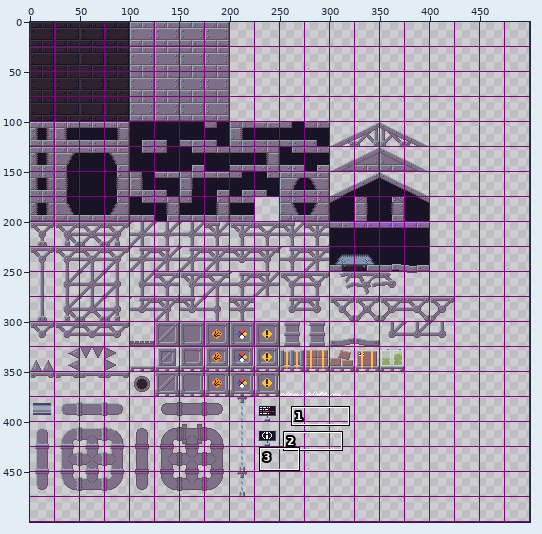
Edited in one commit: sprite sheet (sprites/terrain-metal-24x.png). The first picture is a wide view before the edit; the outline marks the close-up.
Close-up. Before the edit:
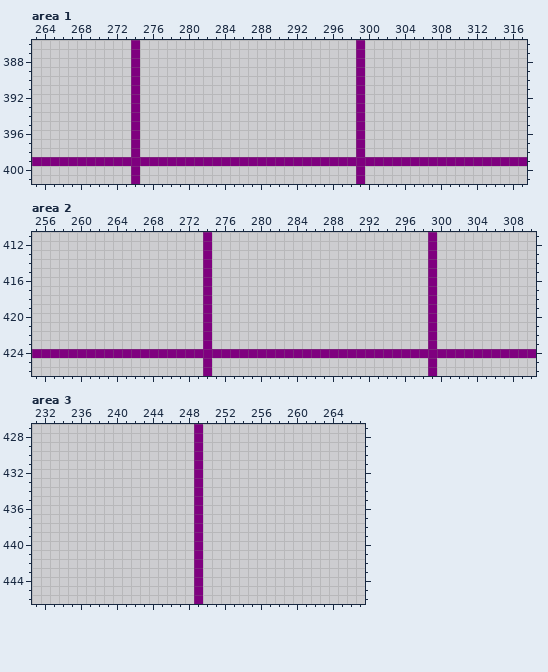
The file is 500x500 pixels. Colours within 5 levels of each other are drawn and written as one. Shown: area 1: x 263..317, y 386..401; area 2: x 255..310, y 411..426; area 3: x 231..267, y 427..446.
New version:
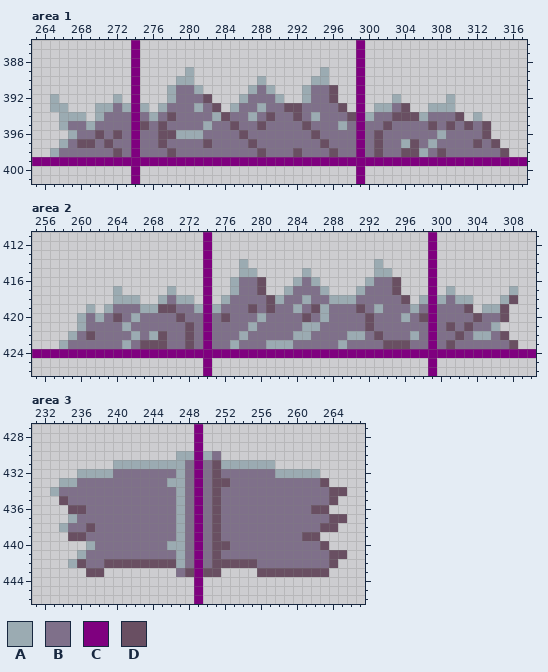
Palette (. is transparent): A #9babb2  B #7f708a  C #7f007f  D #694f62
The edit:
Changed rows in their new state; - is an unchanged pixel.
Area 1:
first column x 265:
389 ---------------A--------------A--------------------
390 --------------AA-------A-----AA--------------------
391 -------------ABBA-----ABA---ABBD-------------------
392 A------A-----ABBBD---ABBBA--ABBD------A-----A------
393 AA---AABA-A-ABBBABD-ABBABBDDBBBBD---AABD--AAA------
394 -AAA-ABBB-BABDBBBBADBBABDBBDBABBBD-ABBDDDABBBD-A---
395 -ABBABBBB-DBDBBBBABBDBBDBBBBDBBBAB-BBDBBBBDBDBDBD--
396 --ABBDBDB-BBDDAAABBBBDBBBBBBBDBBBB-BDBBBBBBABBBBD--
397 -ABDDBDBB-BBDBBBBDBBBBDBBBBBBBDBBB-BDBBADBABBBBDBD-
398 ABBBBBBDB-BBBDBBBBBBBBBDBBBDBBBDBB-BDBBDDABDBBBBBBD
Area 2:
first column x 258:
414 --------------------A--------------A---------------
415 --------------------AA-----A-------AA--------------
416 -------------------ABBD---ABA-----ABBD-------------
417 ------A-----A------ABBD--ABBBA---ABBBD-----A------A
418 ------AAA--ABAA---ABBBBDABBABBAAABBBBBD-A-ABAA---AD
419 ---A-ABBBAADDBBA-ABBBDBDBBABDABBBDBABBBAB-BBBD-AAD-
420 --ABABDBABBBBDBB-BDBBBABBBBDBABBBBDBBBABD-BBBBDBBD-
421 --ABBBBABBBBBBDB-BBBBABBBBBAABBBBBDBBBBBB-BDBDBBA--
422 -ABDBBBBABADBBDB-BBBABBBBBAABBBBAABDBBBAB-BBDBAABD-
423 ABBBBBBABDDDBBDB-BBABBBAAABBBBBABBBBDDDBB-BDBBBBBBD
Area 3:
first column x 233:
430 --------------AA-AB--------------
431 -------AAAAAAAAB-BDAAAAAA--------
432 ---AAAABBBBBBBAB-BDBBBBBBAAAAA---
433 -AABBBBBBBBBBAAB-BDDBBBBBBBBBBD--
434 ABBBBBBBBBBBBBAB-BDBBBBBBBBBBBBDD
435 -DBBBBBBBBBBBBAB-BDBBBBBBBBBBBBD-
436 --DDBBBBBBBBBBAB-BDBBBBBBBBBBDD--
437 --ABBBBBBBBBBBAB-BDBBBBBBBBBBBBDD
438 -ABBDBBBBBBBBBAB-BDBBBBBBBBBBBDD-
439 --DDBBBBBBBBBBAB-BDBBBBBBBBBDD---
440 ----ABBBBBBBBAAB-BDDBBBBBBBBBBD--
441 ---ABBBBBBBBBBAB-BDBBBBBBBBBBBBDD
442 --ADBBDDDDDDDDAB-BDDDDDBBBBBBBBD-
443 ----DD--------BD-DD----DDDDDDDD--
Boxes around the changes in both close-ups, in picture pixels (x1, y1, x2, y2):
added: (50, 67, 509, 157)
added: (59, 259, 518, 349)
added: (50, 451, 347, 577)
